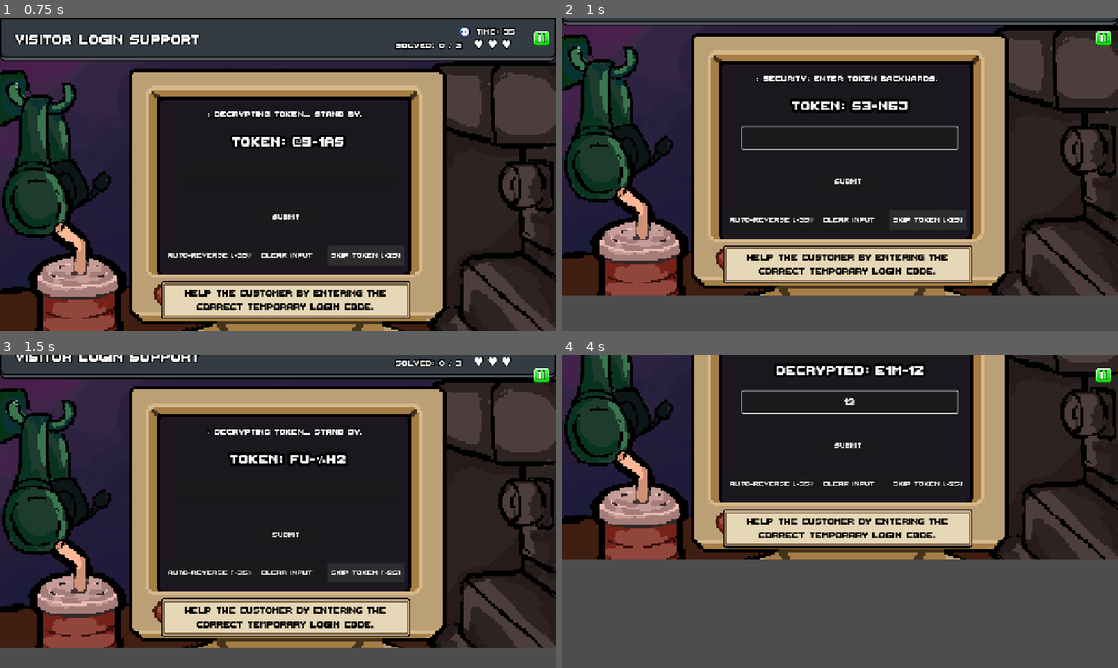
Above: before the commit, frames 1-4 (two rows, left to right).
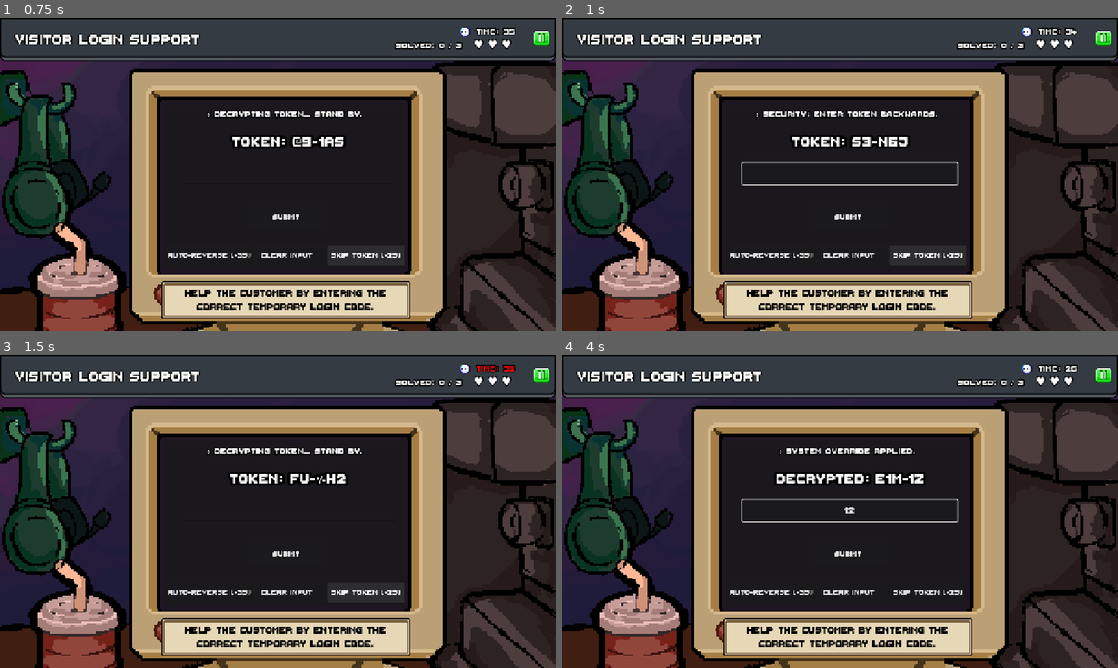
Above: after the commit, the same moments.

Repository: vinnyy-ph/gvd-project-overclocked
Game: Godot game, scene res://minigames/login/login_minigame.tscn
Same seed, same stepped clock (60 frames per second), same inputs: the game is played once before the commit and once after it. This scene is started directly instead of the project's main scene. Sound files missing from this copy of the repository are replaced by a short silence.
Inputs (mouse positions are in pixels of both pictures, inside the frame that each line leads up to):
- Up to frame 1 (0.75 s): click "SKIP TOKEN (-2s)" at 0.5 s
- Up to frame 2 (1 s): no input
- Up to frame 3 (1.5 s): click "SKIP TOKEN (-2s)" at 1.25 s
- Up to frame 4 (4 s): click "Submit" at 2 s; click "AUTO-REVERSE (-3s)" at 2.75 s; click (851, 511) at 3.52 s; type "12" at 3.6 s

Frame 1 is identical in both runs. In frame 2, 59% of the frame differs, in the area x 0-100%, y 0-100%; in frame 3, 46%; in frame 4, 77%.

Commit message:
Update login_minigame.gd

Diff:
--- a/minigames/login/login_minigame.gd
+++ b/minigames/login/login_minigame.gd
@@ -280,10 +280,12 @@
 
 # ── Mobile Keyboard Slide ─────────────────────────────────────────────────────
 func _on_keyboard_opened():
+	if not OS.has_feature("mobile"): return
 	var tween = create_tween()
 	tween.tween_property(self, "position:y", original_y - 250, 0.3).set_trans(Tween.TRANS_SINE)
 
 func _on_keyboard_closed():
+	if not OS.has_feature("mobile"): return
 	var tween = create_tween()
 	tween.tween_property(self, "position:y", original_y, 0.3).set_trans(Tween.TRANS_SINE)
 
